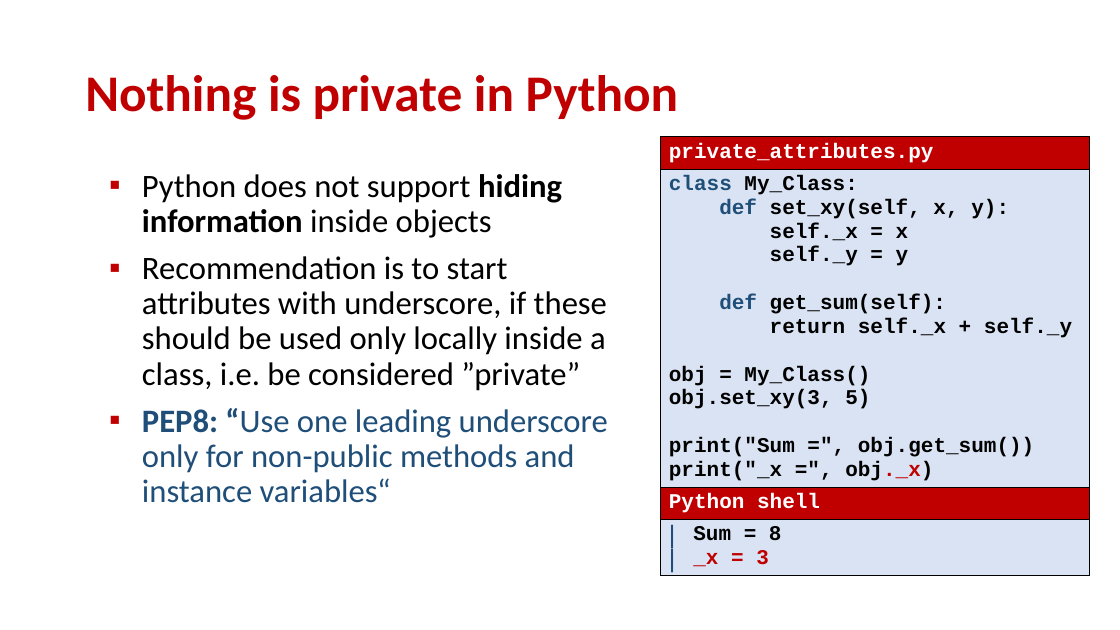
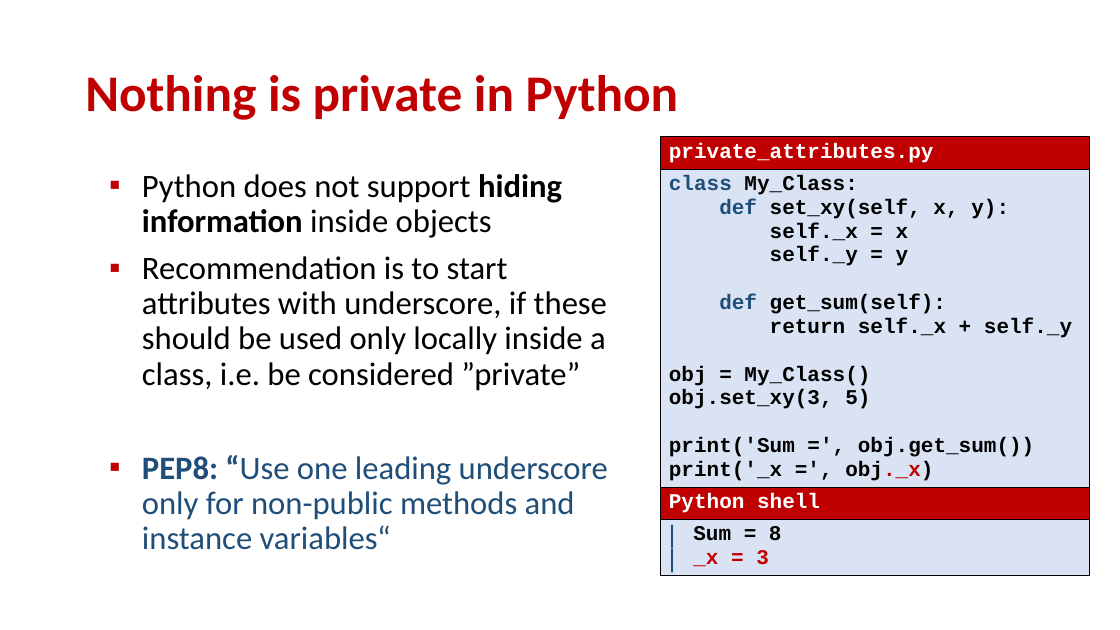
Before and after one commit to gsbrodal/gsbrodal.github.io, a slide deck: slide 16 of ipsa/slides/classes.pptx. Drawn at 1120x630 pixels with LibreOffice and Linux fonts; fonts in the diff are those of the drawing. Boxes give left, top, right and bottom in pixels: in the first picture for what was removed or moved away, otherwise in the second. Text is boxed around its words. In the diff, an @@ line names an element or a change of style, - is before the commit and + after.

Commit message:
class slides

```diff
--- a/ipsa/slides/classes.pptx
+++ b/ipsa/slides/classes.pptx
@@ table at <box>660,137,1090,599</box> @@
@@ row 2, column 1: "class My_Class: / def set_xy(self, x, y): / self._x = x / self._y = y / def get_sum(self): / return self._x + self._y / obj = My_Class() / obj.set_xy(3, 5) / print("Sum =", obj.get_sum()) / print("_x =", obj._x)" to "class My_Class: / def set_xy(self, x, y): / self._x = x / self._y = y / def get_sum(self): / return self._x + self._y / obj = My_Class() / obj.set_xy(3, 5) / print('Sum =', obj.get_sum()) / print('_x =', obj._x)" @@
@@ text "Python does not support hiding ..." rewrapped from <box>142,174,608,503</box> to <box>142,174,608,550</box> @@
```
Also in this commit, not shown: 3 other slides changed, 6 other files.
